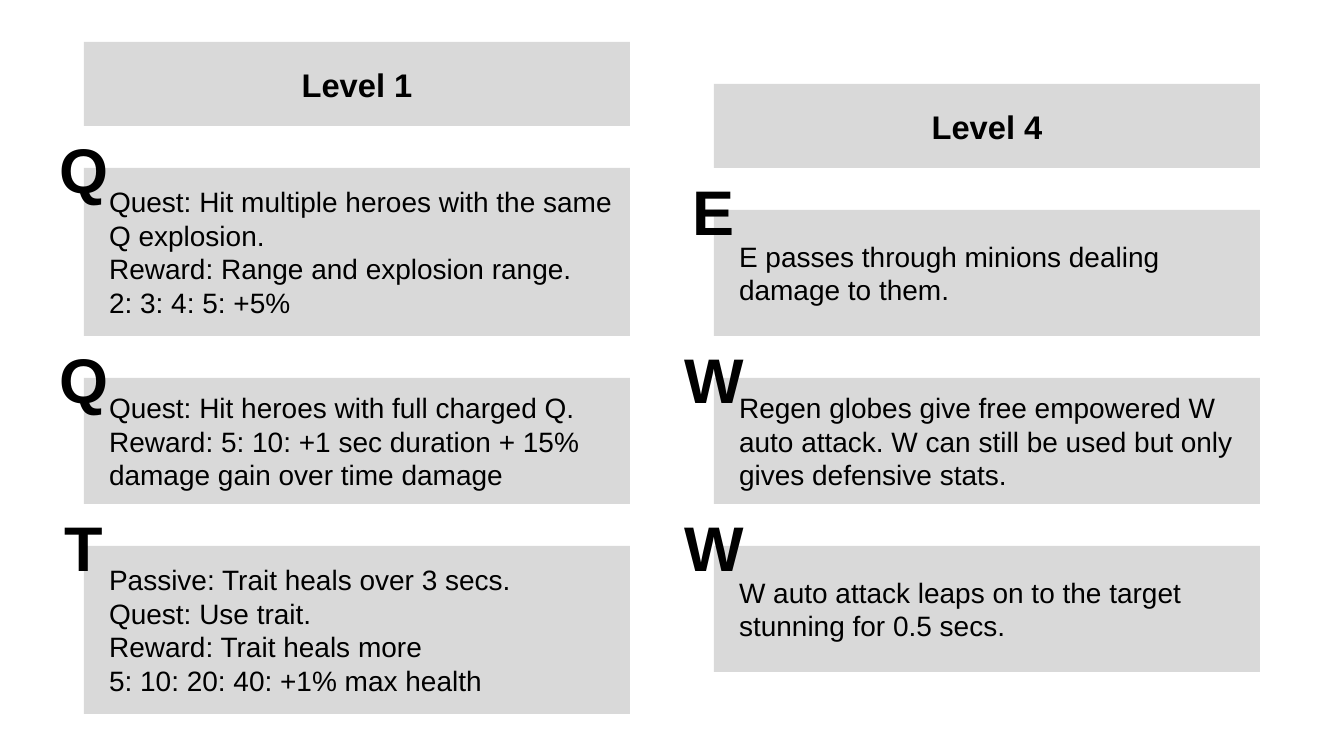
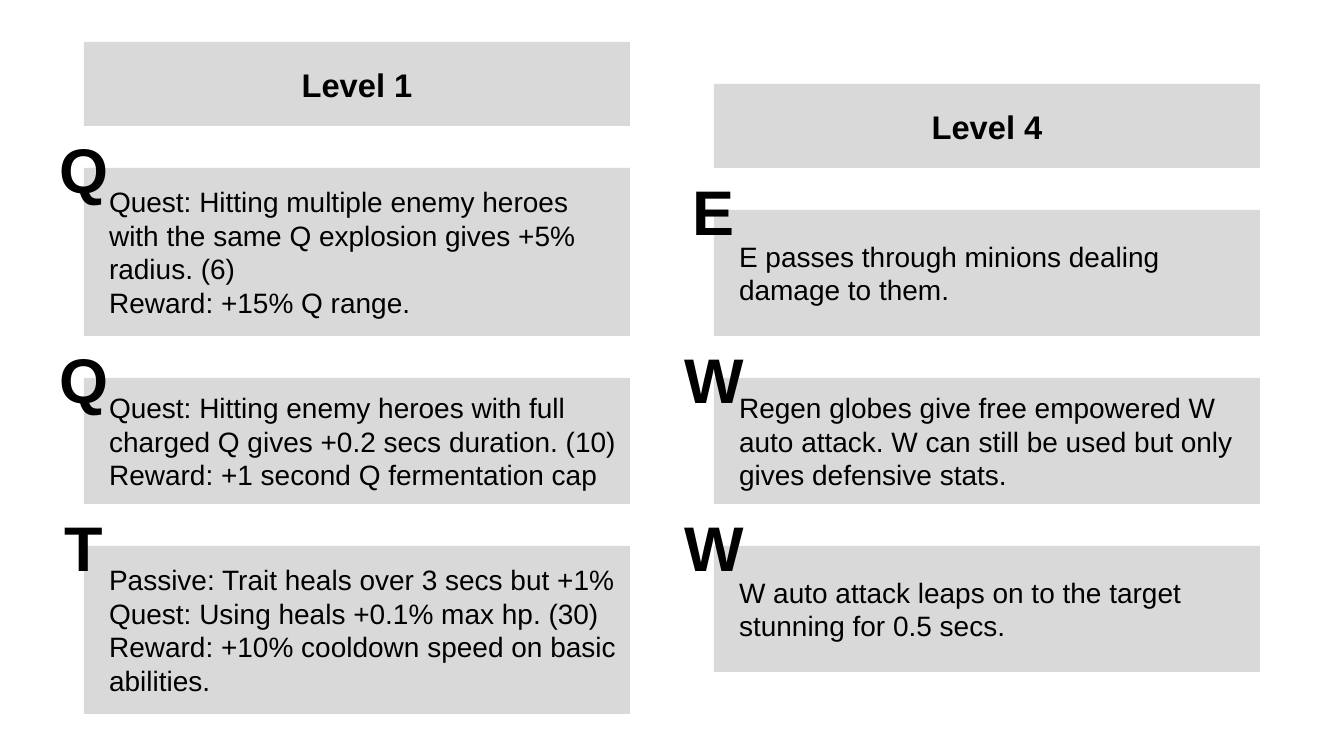
Before and after one commit to atahan-git/DotT, a slide deck: slide 3 of Champion Ideas/Garagast.pptx. Drawn at 1344x756 pixels with LibreOffice and Linux fonts; fonts in the diff are those of the drawing. Boxes give left, top, right and bottom in pixels: in the first picture for what was removed or moved away, otherwise in the second. Text is boxed around its words. In the diff, an @@ line names an element or a change of style, - is before the commit and + after.

```diff
--- a/Champion Ideas/Garagast.pptx
+++ b/Champion Ideas/Garagast.pptx
@@ text in rectangle at [109,191,575,318]: text changed @@
-Quest: Hit multiple heroes with the same Q explosion.
-Reward: Range and explosion range.
-2: 3: 4: 5: +5%
+Quest: Hitting multiple enemy heroes with the same Q explosion gives +5% radius. (6)
+Reward: +15% Q range.
@@ text in rectangle at [109,397,616,490]: text changed @@
-Quest: Hit heroes with full charged Q.
-Reward: 5: 10: +1 sec duration + 15% damage gain over time damage
+Quest: Hitting enemy heroes with full charged Q gives +0.2 secs duration. (10)
+Reward: +1 second Q fermentation cap
@@ text in rectangle at [109,569,615,692]: text changed @@
-Passive: Trait heals over 3 secs.
-Quest: Use trait.
-Reward: Trait heals more
-5: 10: 20: 40: +1% max health
+Passive: Trait heals over 3 secs but +1%
+Quest: Using heals +0.1% max hp. (30)
+Reward: +10% cooldown speed on basic abilities.
```
Also in this commit, not shown: 4 other slides changed, 10 other files.
